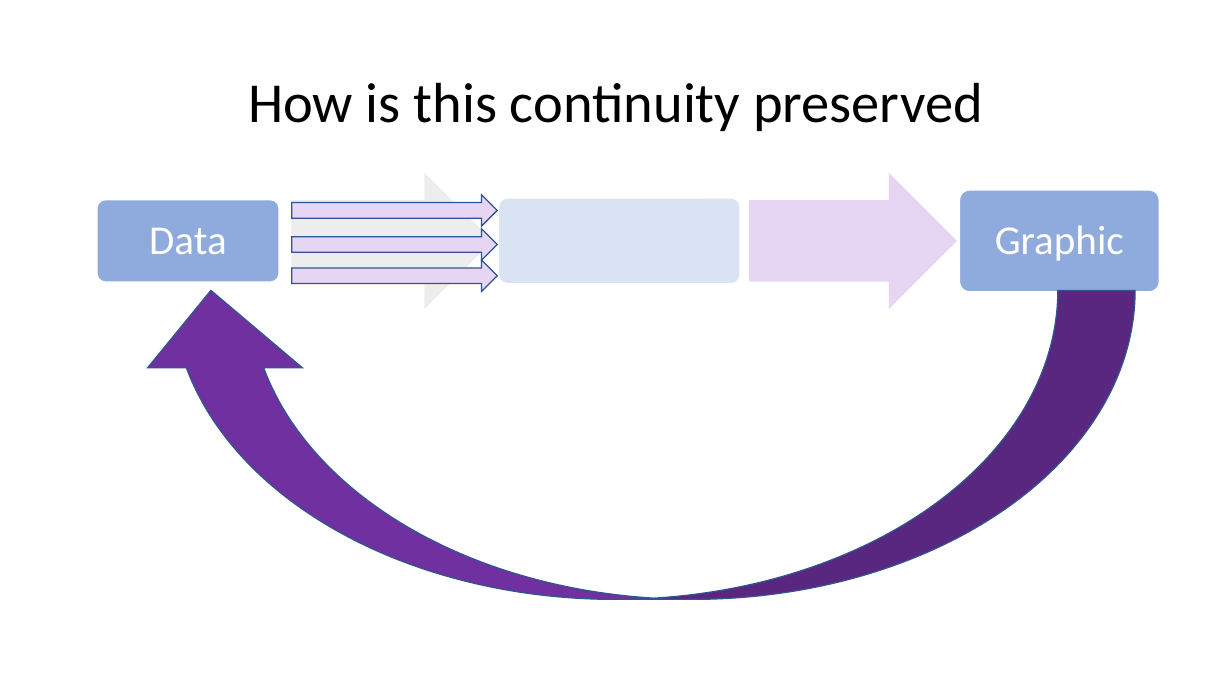
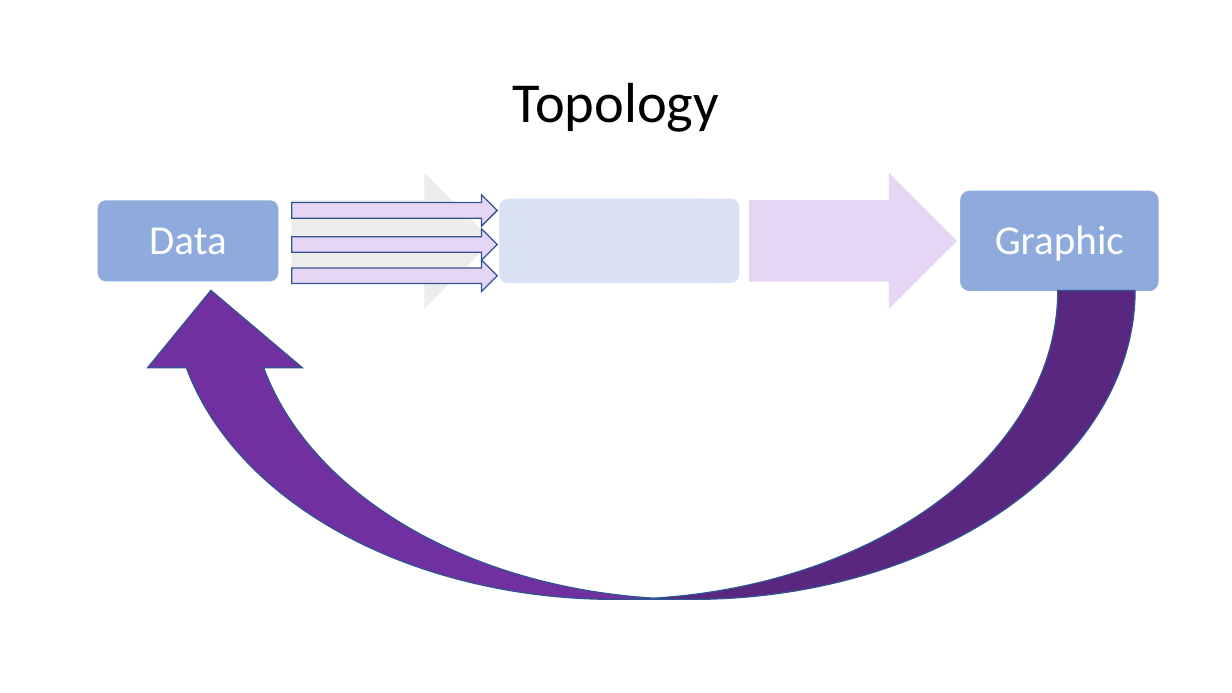
Before and after one commit to story645/proposal, a slide deck: slide 7 of deck/pres.pptx (slide 11 before the commit). Drawn at 1232x693 pixels with LibreOffice and Linux fonts; fonts in the diff are those of the drawing. Boxes give left, top, right and bottom in pixels: in the first picture for what was removed or moved away, otherwise in the second. Text is boxed around its words. In the diff, an @@ line names an element or a change of style, - is before the commit and + after.

```diff
--- a/deck/pres.pptx
+++ b/deck/pres.pptx
@@ title at (513, 82, 719, 132): text changed @@
-How is this continuity preserved
+Topology
```
Also in this commit, not shown: 7 other slides changed, 17 slides added, 14 slides removed, 4 other files.
